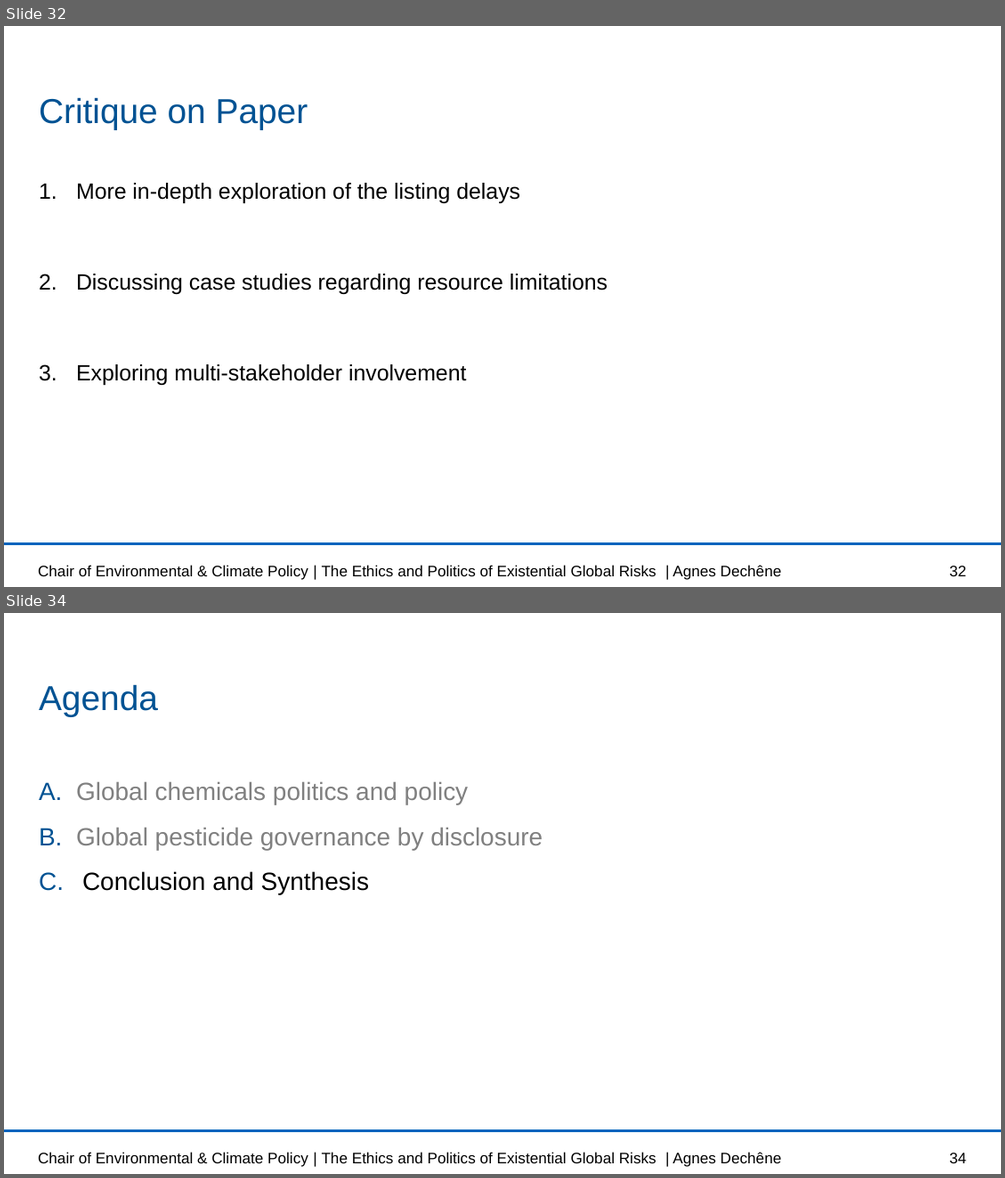
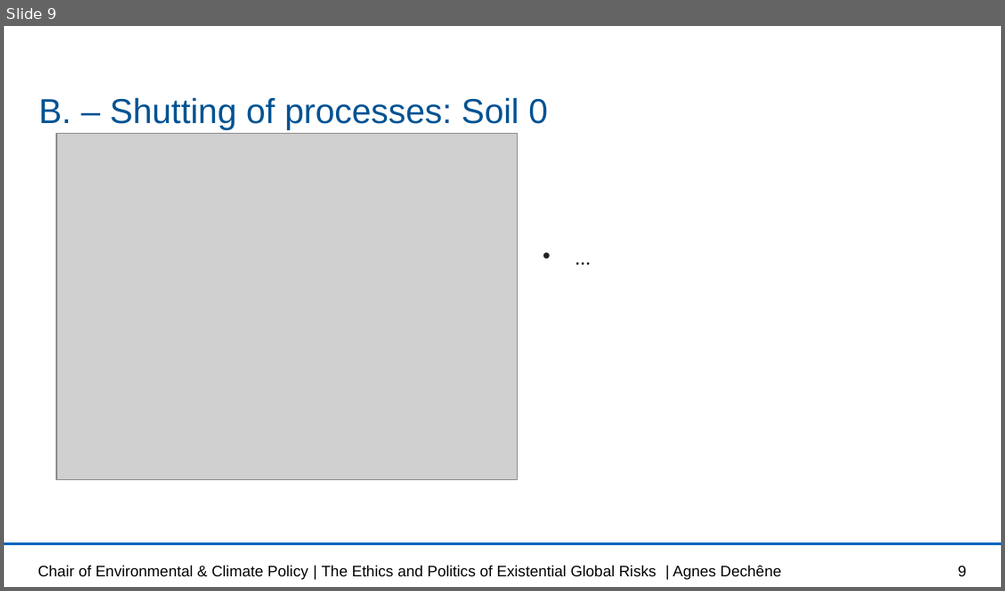
Before and after one commit to lisab00/UncertaintyQuantificationHydrology, a slide deck: MMUQ_task1.pptx. Shown one above the other, each under a label of ours: slides 32 and 34 before the commit, slide 9 after it; the slides between them are not shown. The pictures are 1005x1178 and 1005x591 pixels, drawn with LibreOffice and Linux fonts; fonts in the diff are those of the drawing; grey boxes stand for pictures; background and template pictures are left out. Boxes give left, top, right and bottom in pixels: in the first picture for what was removed or moved away, otherwise in the second. Text is boxed around its words. In the diff, an @@ line names an element or a change of style, - is before the commit and + after.

```diff
--- a/MMUQ_task1.pptx
+++ b/MMUQ_task1.pptx
@@ slide 34 removed at bbox=[4, 613, 1001, 1174], background #FFFFFF; not listed: 1 template element that a slide beside it also shows @@
@@ title removed at bbox=[39, 684, 158, 716] @@
-Agenda
@@ text removed at bbox=[76, 782, 542, 894] @@
-A. Global chemicals politics and policy
-B. Global pesticide governance by disclosure
-C. Conclusion and Synthesis
@@ text removed at bbox=[38, 1151, 782, 1167] @@
-Chair of Environmental & Climate Policy | The Ethics and Politics of Existential Global Risks | Agnes Dechêne
@@ page number removed at bbox=[949, 1152, 966, 1163] @@
-34
@@ what was slide 32 is now slide 9 @@
@@ slide 9 changed as well @@
@@ title at bbox=[39, 97, 548, 129]: text changed @@
-Critique on Paper
+B. – Shutting of processes: Soil 0
@@ picture added at bbox=[57, 134, 518, 480] @@
@@ text at bbox=[76, 183, 607, 385]: text changed; font Arial to Cambria; text colour #000000 to #222222 @@
-1. More in-depth exploration of the listing delays
-2. Discussing case studies regarding resource limitations
-3. Exploring multi-stakeholder involvement
+• …
@@ page number at bbox=[958, 565, 967, 576]: text changed @@
-32
+9
```
Also in this commit, not shown: 4 other slides changed, 4 slides added, 22 other slides removed.
